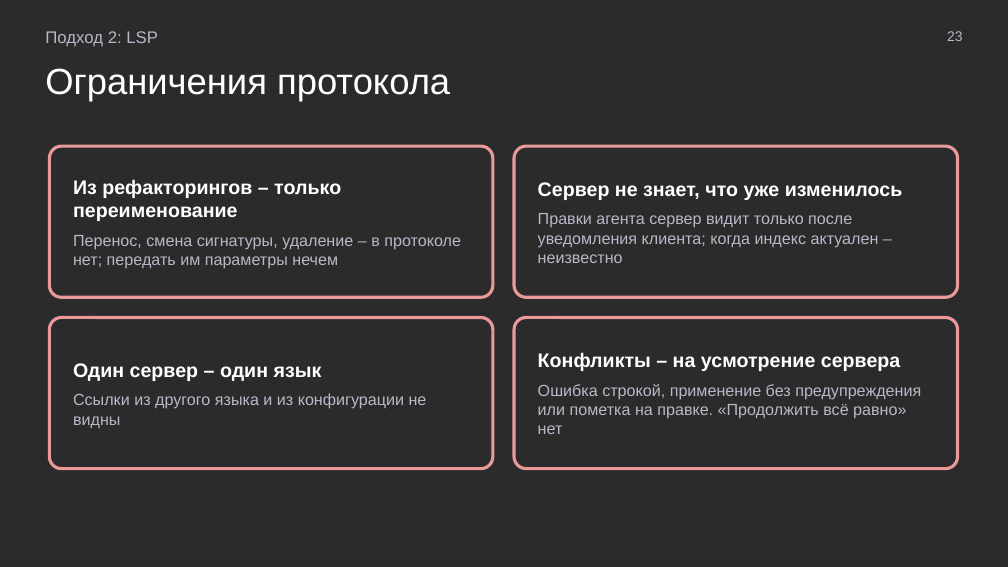
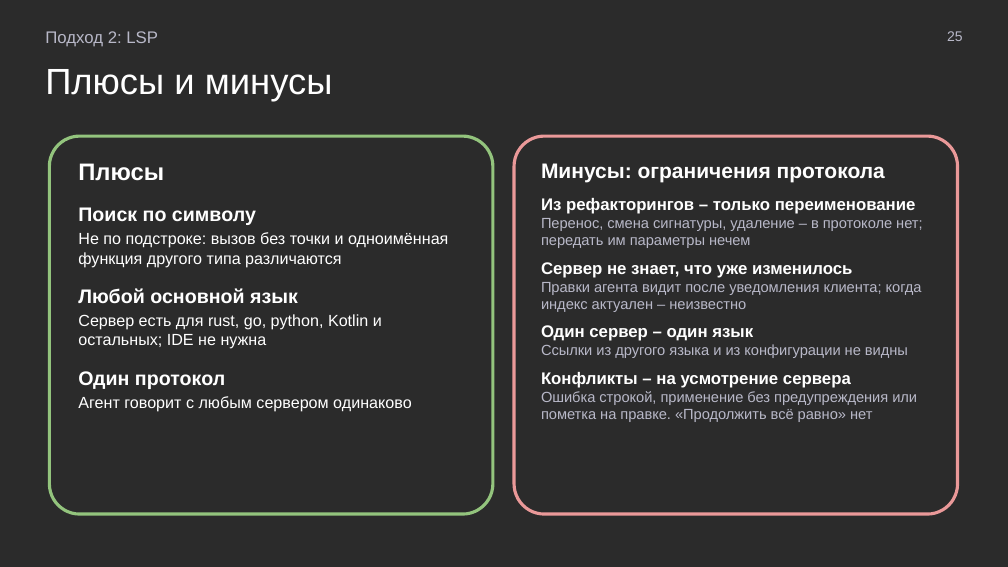
Before and after one commit to MchKosticyn/ide-refactoring-in-ai-agents, a slide deck: slide 25 of Доклад_ Рефакторинг в ИИ-агентах.pptx (slide 23 before the commit). Drawn at 1008x567 pixels with LibreOffice and Linux fonts; fonts in the diff are those of the drawing; background and template pictures are left out; a plain dark background stands for a picture behind light text. Boxes give left, top, right and bottom in pixels: in the first picture for what was removed or moved away, otherwise in the second. Text is boxed around its words. In the diff, an @@ line names an element or a change of style, - is before the commit and + after.

```diff
--- a/Доклад_ Рефакторинг в ИИ-агентах.pptx
+++ b/Доклад_ Рефакторинг в ИИ-агентах.pptx
@@ text at (x1=947, y1=31, x2=963, y2=41): text changed @@
-23
+25
@@ text at (x1=45, y1=69, x2=333, y2=102): text changed @@
-Ограничения протокола
+Плюсы и минусы
@@ rounded rectangle "Плюсы" resized from (x1=49, y1=146, x2=493, y2=297) to (x1=49, y1=136, x2=493, y2=514) @@
@@ rounded rectangle "Плюсы" at (x1=49, y1=136, x2=493, y2=514): vertical alignment middle to top; outline #EA9999 2.25 pt to #93C47D 2.25 pt @@
@@ rounded rectangle "Минусы: ограничения протокола" resized from (x1=514, y1=146, x2=958, y2=297) to (x1=514, y1=136, x2=958, y2=514) @@
@@ rounded rectangle "Минусы: ограничения протокола" at (x1=514, y1=136, x2=958, y2=514): vertical alignment middle to top @@
@@ text in rounded rectangle at (x1=78, y1=163, x2=448, y2=412): text changed; text colour #B8B8C8 to #FFFFFF @@
-Из рефакторингов – только переименование
-Перенос, смена сигнатуры, удаление – в протоколе нет; передать им параметры нечем
+Плюсы
+Поиск по символу
+Не по подстроке: вызов без точки и одноимённая функция другого типа различаются
+Любой основной язык
+Сервер есть для rust, go, python, Kotlin и остальных; IDE не нужна
+Один протокол
+Агент говорит с любым сервером одинаково
@@ text in rounded rectangle at (x1=541, y1=163, x2=922, y2=248): paragraphs added @@
+Минусы: ограничения протокола
+Из рефакторингов – только переименование
+Перенос, смена сигнатуры, удаление – в протоколе нет; передать им параметры нечем
@@ text in rounded rectangle at (x1=541, y1=262, x2=853, y2=278): size 14 to 12 pt in "Сервер не знает, что уже изменилось"; less space between paragraphs @@
@@ text in rounded rectangle at (x1=541, y1=282, x2=922, y2=422): text changed; size 11.5 to 10.5 pt @@
-Правки агента сервер видит только после уведомления клиента; когда индекс актуален – неизвестно
+Правки агента видит после уведомления клиента; когда индекс актуален – неизвестно
+Один сервер – один язык
+Ссылки из другого языка и из конфигурации не видны
+Конфликты – на усмотрение сервера
+Ошибка строкой, применение без предупреждения или пометка на правке. «Продолжить всё равно» нет
@@ rounded rectangle removed at (x1=49, y1=318, x2=493, y2=469) @@
-Один сервер – один язык
-Ссылки из другого языка и из конфигурации не видны
@@ rounded rectangle removed at (x1=514, y1=318, x2=958, y2=469) @@
-Конфликты – на усмотрение сервера
-Ошибка строкой, применение без предупреждения или пометка на правке. «Продолжить всё равно» нет
```
Also in this commit, not shown: 22 other slides changed, 5 slides added, 2 slides removed, 9 other files.
